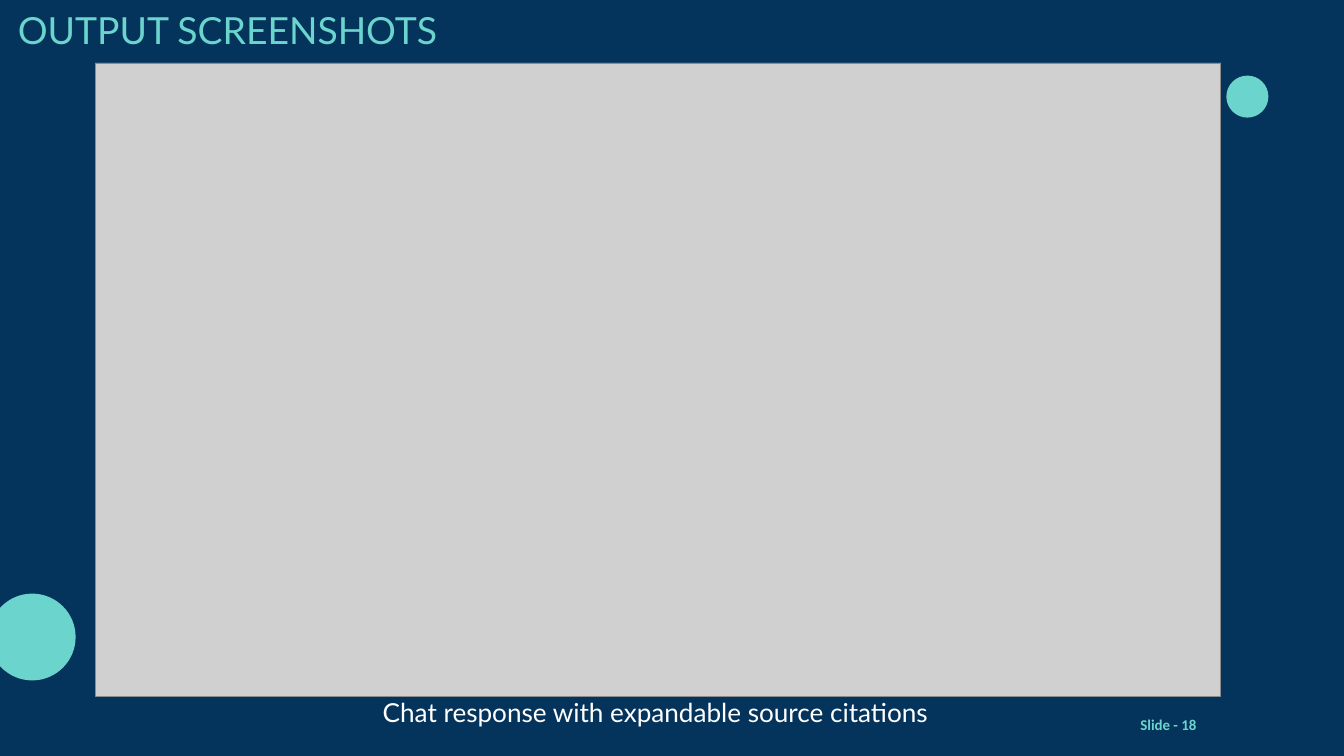
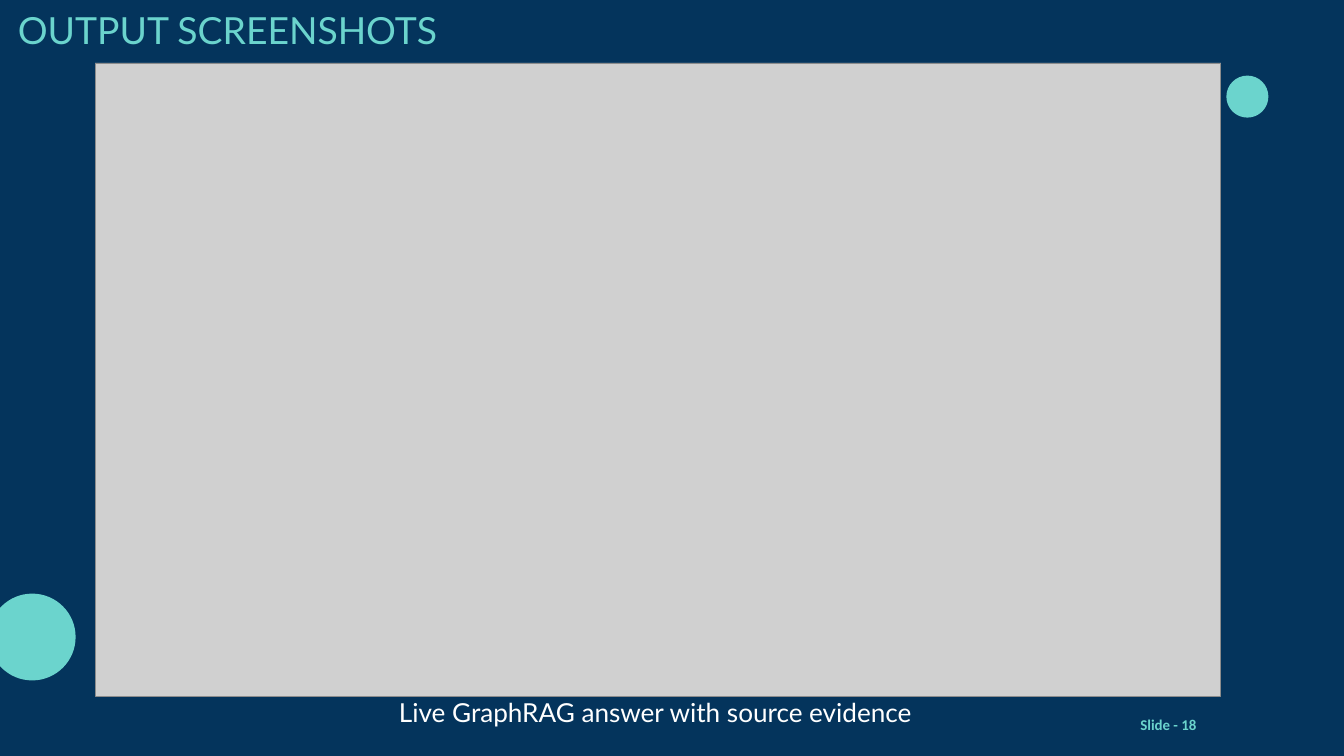
Before and after one commit to kabilan386/ai-powered-knowledge-graph-assistant, a slide deck: slide 18 of presentations/GraphRAG_Project_Viva_Template.pptx. Drawn at 1344x756 pixels with LibreOffice and Linux fonts; fonts in the diff are those of the drawing; grey boxes stand for pictures; background and template pictures are left out. Boxes give left, top, right and bottom in pixels: in the first picture for what was removed or moved away, otherwise in the second. Text is boxed around its words. In the diff, an @@ line names an element or a change of style, - is before the commit and + after.

Commit message:
Refresh live demo screenshots in slides 18 and 19

```diff
--- a/presentations/GraphRAG_Project_Viva_Template.pptx
+++ b/presentations/GraphRAG_Project_Viva_Template.pptx
@@ text at <box>399,702,911,727</box>: text changed @@
-Chat response with expandable source citations
+Live GraphRAG answer with source evidence
```
Also in this commit, not shown: 1 other slide changed, 1 other file.
